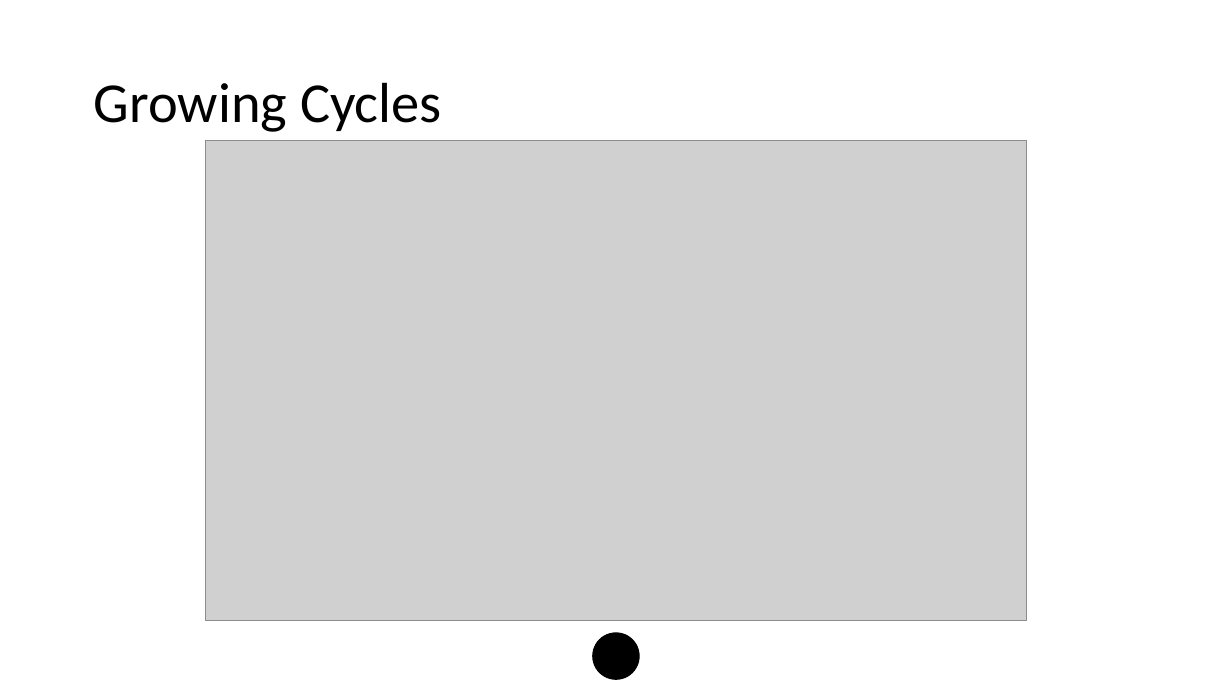
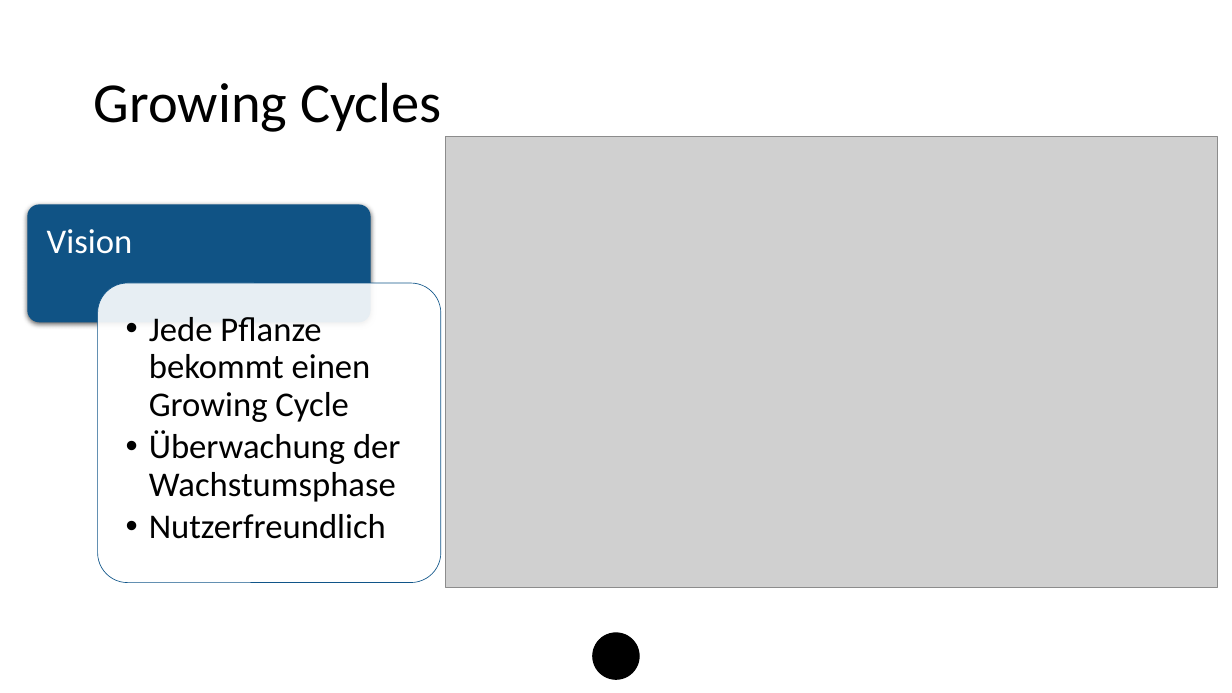
Before and after one commit to benjamin-leiding/FarmInsight-Dashboard-Backend, a slide deck: slide 9 of SmartFarm Insights.pptx. Drawn at 1232x693 pixels with LibreOffice and Linux fonts; fonts in the diff are those of the drawing; grey boxes stand for pictures. Boxes give left, top, right and bottom in pixels: in the first picture for what was removed or moved away, otherwise in the second. Text is boxed around its words. In the diff, an @@ line names an element or a change of style, - is before the commit and + after.

```diff
--- a/SmartFarm Insights.pptx
+++ b/SmartFarm Insights.pptx
@@ picture: place and size @@
-picture at (205,140,1027,620)
+picture at (446,137,1218,588)
@@ group added at (28,204,441,582): 2 rounded rectangles, 2 texts @@
+Vision
+  • Jede Pflanze bekommt einen Growing Cycle
+  • Überwachung der Wachstumsphase
+  • Nutzerfreundlich
```
Also in this commit, not shown: 2 other slides changed, 1 slide added, 1 slide removed.
